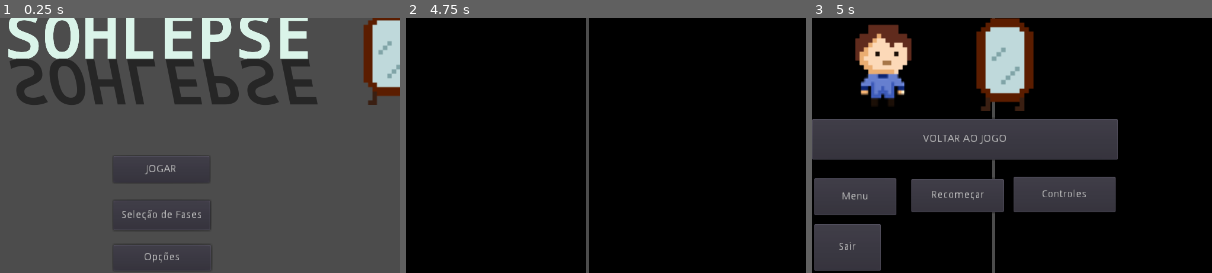
Above: before the commit, frames 1-3 (left to right).
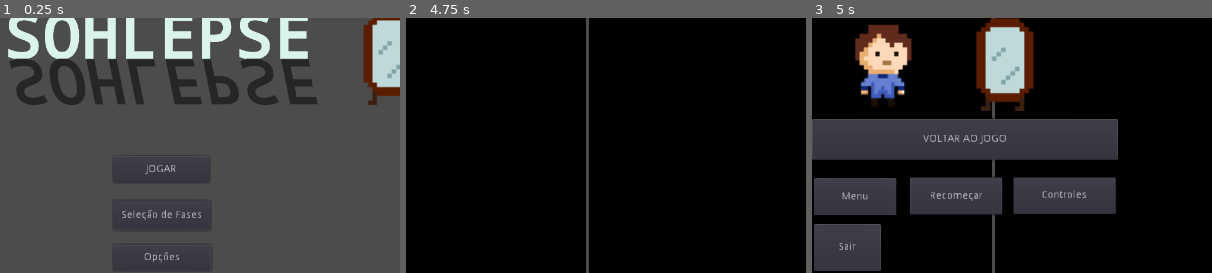
Above: after the commit, the same moments.

Repository: papukweh/Sohlepse
Game: Godot game, scene res://Menus/MenuPrincipal.tscn
The game is run twice, just before and just after one commit, with the same random seed, the same clock (stepped at 60 frames per second) and the same inputs.
Inputs:
- Up to frame 1 (0.25 s): no input
- Up to frame 2 (4.75 s): click "JOGAR" at 0.5 s; tap Enter at 1.25 s; hold Right (move_right) 1.28-2.03 s; hold E (interact) 1.28-2.03 s; tap Up (jump) at 1.52, 2.27, 3.77, 4.52 s; tap F (play) at 1.55, 2.1, 3.05, 4.55 s; tap R (restart) every 0.75 s from 2 to 4.25 s; hold Down (move_down) 2.03-2.78 s; tap E (interact) at 2.3, 3.8 s; hold Right (move_right) 2.78-4.28 s; tap H (change-h) at 2.85 s; tap V (change-v) at 3.6 s; hold Left (move_left) from 4.28 s (still down); hold E (interact) from 4.28 s (still down)
- Up to frame 3 (5 s): keep holding Left (move_left); keep holding E (interact); tap P (Pause) at 4.9 s
The pictures show only the part of the screen within x 28-78%, y 19-69%; the shares and areas given below are measured in that part.

Frames 1-2 are identical in both runs. In frame 3, 1.1% of the frame differs, in the area x 24-76%, y 62-78%.

Commit message:
Menu de controles in-game

Diff:
--- a/Sohlepse/Manager/StageManager.tscn
+++ b/Sohlepse/Manager/StageManager.tscn
@@ -1,9 +1,10 @@
-[gd_scene load_steps=5 format=2]
+[gd_scene load_steps=6 format=2]
 
 [ext_resource path="res://Manager/StageManager.gd" type="Script" id=1]
 [ext_resource path="res://Manager/Dual_screen.tscn" type="PackedScene" id=2]
 [ext_resource path="res://Menus/PauseMenu.tscn" type="PackedScene" id=3]
 [ext_resource path="res://Menus/Sure.tscn" type="PackedScene" id=4]
+[ext_resource path="res://Menus/Controls.tscn" type="PackedScene" id=5]
 
 [node name="StageManager" type="Node2D"]
 
@@ -27,3 +28,5 @@
 [node name="Sure" parent="." index="2" instance=ExtResource( 4 )]
 
 visible = false
+
+[node name="Controls" parent="." index="3" instance=ExtResource( 5 )]
--- /dev/null
+++ b/Sohlepse/Menus/Controls.gd
@@ -0,0 +1,19 @@
+extends Control
+
+func _process(delta):
+	if Input.is_action_just_pressed("Pause") and get_parent().get_node("PauseMenu").inControls:
+		get_parent().get_node("PauseMenu").inControls = false
+		hide()
+	if get_parent().get_node("PauseMenu").inControls and get_parent().get_node("PauseMenu").pressed[3]:
+		get_parent().get_node("PauseMenu").pressed[3] = false
+	if get_tree().paused and get_parent().get_node("PauseMenu").inControls:
+		if Input.is_action_just_pressed("interact"):
+			_on_Voltar_pressed()
+	else:
+		hide()
+
+func _on_Voltar_pressed():
+		get_parent().get_node("PauseMenu").inControls = false
+		get_parent().get_node("PauseMenu").openA()
+		hide()
+		get_parent().get_node("PauseMenu").show()
--- /dev/null
+++ b/Sohlepse/Menus/Controls.tscn
@@ -0,0 +1,225 @@
+[gd_scene load_steps=7 format=2]
+
+[ext_resource path="res://Menus/Controls.gd" type="Script" id=1]
+[ext_resource path="res://Assets/left.png" type="Texture" id=2]
+[ext_resource path="res://Assets/right.png" type="Texture" id=3]
+[ext_resource path="res://Assets/up.png" type="Texture" id=4]
+[ext_resource path="res://Assets/E.png" type="Texture" id=5]
+[ext_resource path="res://Assets/R.png" type="Texture" id=6]
+
+[node name="Controls" type="Control"]
+
+pause_mode = 2
+anchor_left = 0.0
+anchor_top = 0.0
+anchor_right = 0.0
+anchor_bottom = 0.0
+margin_left = 368.0
+margin_top = 235.0
+margin_right = 739.0
+margin_bottom = 474.0
+rect_pivot_offset = Vector2( 0, 0 )
+rect_clip_content = false
+mouse_filter = 0
+mouse_default_cursor_shape = 0
+size_flags_horizontal = 1
+size_flags_vertical = 1
+script = ExtResource( 1 )
+_sections_unfolded = [ "Margin", "Pause" ]
+
+[node name="ColorRect1" type="ColorRect" parent="." index="0"]
+
+anchor_left = 0.0
+anchor_top = 0.0
+anchor_right = 0.0
+anchor_bottom = 0.0
+margin_left = 13.0
+margin_top = 13.0
+margin_right = 176.0
+margin_bottom = 101.0
+rect_pivot_offset = Vector2( 0, 0 )
+rect_clip_content = false
+mouse_filter = 0
+mouse_default_cursor_shape = 0
+size_flags_horizontal = 1
+size_flags_vertical = 1
+color = Color( 0.109375, 0.0999756, 0.0999756, 1 )
+_sections_unfolded = [ "Margin" ]
+
+[node name="ColorRect2" type="ColorRect" parent="." index="1"]
+
+anchor_left = 0.0
+anchor_top = 0.0
+anchor_right = 0.0
+anchor_bottom = 0.0
+margin_left = 13.0
+margin_top = 121.0
+margin_right = 176.0
+margin_bottom = 209.0
+rect_pivot_offset = Vector2( 0, 0 )
+rect_clip_content = false
+mouse_filter = 0
+mouse_default_cursor_shape = 0
+size_flags_horizontal = 1
+size_flags_vertical = 1
+color = Color( 0.109375, 0.0999756, 0.0999756, 1 )
+_sections_unfolded = [ "Margin" ]
+
+[node name="ColorRect3" type="ColorRect" parent="." index="2"]
+
+anchor_left = 0.0
+anchor_top = 0.0
+anchor_right = 0.0
+anchor_bottom = 0.0
+margin_left = 196.0
+margin_top = 121.0
+margin_right = 359.0
+margin_bottom = 209.0
+rect_pivot_offset = Vector2( 0, 0 )
+rect_clip_content = false
+mouse_filter = 0
+mouse_default_cursor_shape = 0
+size_flags_horizontal = 1
+size_flags_vertical = 1
+color = Color( 0.109375, 0.0999756, 0.0999756, 1 )
+_sections_unfolded = [ "Margin" ]
+
+[node name="ColorRect4" type="ColorRect" parent="." index="3"]
+
+anchor_left = 0.0
+anchor_top = 0.0
+anchor_right = 0.0
+anchor_bottom = 0.0
+margin_left = 196.0
+margin_top = 13.0
+margin_right = 359.0
+margin_bottom = 101.0
+rect_pivot_offset = Vector2( 0, 0 )
+rect_clip_content = false
+mouse_filter = 0
+mouse_default_cursor_shape = 0
+size_flags_horizontal = 1
+size_flags_vertical = 1
+color = Color( 0.109375, 0.0999756, 0.0999756, 1 )
+_sections_unfolded = [ "Margin" ]
+
+[node name="Label" type="Label" parent="." index="4"]
+
+anchor_left = 0.0
+anchor_top = 0.0
+anchor_right = 0.0
+anchor_bottom = 0.0
+margin_left = 16.0
+margin_top = 24.0
+margin_right = 170.0
+margin_bottom = 225.0
+rect_pivot_offset = Vector2( 0, 0 )
+rect_clip_content = false
+mouse_filter = 2
+mouse_default_cursor_shape = 0
+size_flags_horizontal = 1
+size_flags_vertical = 4
+text = "Andar (Esquerda/Direita)
+
+
+
+
+
+Pular
+
+
+
+"
+align = 1
+valign = 1
+percent_visible = 1.0
+lines_skipped = 0
+max_lines_visible = -1
+
+[node name="Label2" type="Label" parent="." index="5"]
+
+anchor_left = 0.0
+anchor_top = 0.0
+anchor_right = 0.0
+anchor_bottom = 0.0
+margin_left = 200.0
+margin_top = 16.0
+margin_right = 354.0
+margin_bottom = 200.0
+rect_pivot_offset = Vector2( 0, 0 )
+rect_clip_content = false
+mouse_filter = 2
+mouse_default_cursor_shape = 0
+size_flags_horizontal = 1
+size_flags_vertical = 4
+text = "Interagir
+
+
+
+
+
+Reiniciar Fase
+
+"
+align = 1
+valign = 1
+percent_visible = 1.0
+lines_skipped = 0
+max_lines_visible = -1
+
+[node name="Left" type="Sprite" parent="." index="6"]
+
+position = Vector2( 70.3953, 72.3953 )
+scale = Vector2( 0.209581, 0.209581 )
+texture = ExtResource( 2 )
+
+[node name="Left2" type="Sprite" parent="." index="7"]
+
+position = Vector2( 117.395, 72.3953 )
+scale = Vector2( 0.209581, 0.209581 )
+texture = ExtResource( 3 )
+
+[node name="Up" type="Sprite" parent="." index="8"]
+
+position = Vector2( 93.1372, 176.778 )
+scale = Vector2( 0.209581, 0.209581 )
+texture = ExtResource( 4 )
+
+[node name="E" type="Sprite" parent="." index="9"]
+
+position = Vector2( 277.137, 72.7784 )
+scale = Vector2( 0.209581, 0.209581 )
+texture = ExtResource( 5 )
+
+[node name="R" type="Sprite" parent="." index="10"]
+
+position = Vector2( 278.137, 176.778 )
+scale = Vector2( 0.209581, 0.209581 )
+texture = ExtResource( 6 )
+
+[node name="Voltar" type="Button" parent="." index="11"]
+
+anchor_left = 0.0
+anchor_top = 0.0
+anchor_right = 0.0
+anchor_bottom = 0.0
+margin_left = 12.0
+margin_top = 216.0
+margin_right = 61.0
+margin_bottom = 236.0
+rect_pivot_offset = Vector2( 0, 0 )
+rect_clip_content = false
+focus_mode = 2
+mouse_filter = 0
+mouse_default_cursor_shape = 0
+size_flags_horizontal = 1
+size_flags_vertical = 1
+toggle_mode = false
+enabled_focus_mode = 2
+shortcut = null
+group = null
+text = "VOLTAR"
+flat = false
+align = 1
+
+[connection signal="pressed" from="Voltar" to="." method="_on_Voltar_pressed"]
--- a/Sohlepse/Menus/Credits.tscn
+++ b/Sohlepse/Menus/Credits.tscn
@@ -2,7 +2,7 @@
 
 [ext_resource path="res://Menus/Credits.gd" type="Script" id=1]
 
-[node name="Credits" type="Control" index="0"]
+[node name="Credits" type="Control"]
 
 anchor_left = 0.0
 anchor_top = 0.0
--- a/Sohlepse/Menus/Options.tscn
+++ b/Sohlepse/Menus/Options.tscn
@@ -1,7 +1,6 @@
 [gd_scene load_steps=2 format=2]
 
 [ext_resource path="res://Menus/Options.gd" type="Script" id=1]
-
 
 [node name="Options" type="Control"]
 
--- a/Sohlepse/Menus/PauseMenu.gd
+++ b/Sohlepse/Menus/PauseMenu.gd
@@ -10,6 +10,7 @@
 var LABEL = ["VOLTAR AO JOGO", "MENU", "RECOMEÇAR", "CONTROLES", "SAIR"]
 var state = -1
 var inSure = false
+var inControls = false
 
 func openA():
 	get_node(buttons[0]).text = LABEL[0]
@@ -37,13 +38,14 @@
 		get_tree().paused = false
 		get_tree().reload_current_scene()
 	if pressed[Controles]:
-		get_tree().paused = false
-		get_tree().change_scene("Menus/Options.tscn")
+		inControls = true
+		hide()
+		get_parent().get_node("Controls").show()
 	if pressed[Exit]:
 		inSure = true
 		hide()
 		get_parent().get_node("Sure").show()
-	if get_tree().paused and !inSure:
+	if get_tree().paused and !inSure and !inControls:
 		if Input.is_action_just_pressed("interact"):
 			pressed[state] = true
 		if Input.is_action_just_pressed("move_down"):
--- a/Sohlepse/Menus/PauseMenu.tscn
+++ b/Sohlepse/Menus/PauseMenu.tscn
@@ -84,6 +84,7 @@
 text = "Menu"
 flat = false
 align = 1
+_sections_unfolded = [ "Margin" ]
 
 [node name="Restart" type="Button" parent="." index="4"]
 
@@ -91,10 +92,10 @@
 anchor_top = 0.0
 anchor_right = 0.0
 anchor_bottom = 0.0
-margin_left = 147.0
-margin_top = 230.0
-margin_right = 272.0
-margin_bottom = 275.0
+margin_left = 145.0
+margin_top = 228.0
+margin_right = 270.0
+margin_bottom = 278.0
 rect_pivot_offset = Vector2( 0, 0 )
 rect_clip_content = false
 focus_mode = 2
@@ -109,6 +110,7 @@
 text = "Recomeçar"
 flat = false
 align = 1
+_sections_unfolded = [ "Margin" ]
 
 [node name="Controles" type="Button" parent="." index="5"]
 
@@ -117,9 +119,9 @@
 anchor_right = 0.0
 anchor_bottom = 0.0
 margin_left = 285.0
-margin_top = 227.0
+margin_top = 228.0
 margin_right = 423.0
-margin_bottom = 275.0
+margin_bottom = 277.0
 rect_pivot_offset = Vector2( 0, 0 )
 rect_clip_content = false
 focus_mode = 2
@@ -134,6 +136,7 @@
 text = "Controles"
 flat = false
 align = 1
+_sections_unfolded = [ "Margin" ]
 
 [node name="Exit" type="Button" parent="." index="6"]
 
--- a/Sohlepse/Menus/Sure.tscn
+++ b/Sohlepse/Menus/Sure.tscn
@@ -22,15 +22,33 @@
 script = ExtResource( 1 )
 _sections_unfolded = [ "Pause", "Visibility" ]
 
-[node name="Yes" type="Button" parent="." index="0"]
+[node name="ColorRect" type="ColorRect" parent="." index="0"]
 
 anchor_left = 0.0
 anchor_top = 0.0
 anchor_right = 0.0
 anchor_bottom = 0.0
-margin_left = 6.0
+margin_left = -7.0
+margin_top = -4.0
+margin_right = 145.0
+margin_bottom = 60.0
+rect_pivot_offset = Vector2( 0, 0 )
+rect_clip_content = false
+mouse_filter = 0
+mouse_default_cursor_shape = 0
+size_flags_horizontal = 1
+size_flags_vertical = 1
+color = Color( 0.105882, 0.0980392, 0.0980392, 1 )
+
+[node name="Yes" type="Button" parent="." index="1"]
+
+anchor_left = 0.0
+anchor_top = 0.0
+anchor_right = 0.0
+anchor_bottom = 0.0
+margin_left = 11.0
 margin_top = 35.0
-margin_right = 61.0
+margin_right = 66.0
 margin_bottom = 55.0
 rect_pivot_offset = Vector2( 0, 0 )
 rect_clip_content = false
@@ -47,15 +65,15 @@
 flat = false
 align = 1
 
-[node name="No" type="Button" parent="." index="1"]
+[node name="No" type="Button" parent="." index="2"]
 
 anchor_left = 0.0
 anchor_top = 0.0
 anchor_right = 0.0
 anchor_bottom = 0.0
-margin_left = 69.0
+margin_left = 74.0
 margin_top = 35.0
-margin_right = 123.0
+margin_right = 128.0
 margin_bottom = 55.0
 rect_pivot_offset = Vector2( 0, 0 )
 rect_clip_content = false
@@ -72,15 +90,15 @@
 flat = false
 align = 1
 
-[node name="Label" type="Label" parent="." index="2"]
+[node name="Label" type="Label" parent="." index="3"]
 
 anchor_left = 0.0
 anchor_top = 0.0
 anchor_right = 0.0
 anchor_bottom = 0.0
-margin_left = 6.0
+margin_left = -3.0
 margin_top = -1.0
-margin_right = 151.0
+margin_right = 142.0
 margin_bottom = 30.0
 rect_pivot_offset = Vector2( 0, 0 )
 rect_clip_content = false
@@ -90,10 +108,12 @@
 size_flags_vertical = 4
 text = "Você tem certeza que
  quer sair do jogo?"
+align = 1
+valign = 1
 percent_visible = 1.0
 lines_skipped = 0
 max_lines_visible = -1
-_sections_unfolded = [ "Visibility" ]
+_sections_unfolded = [ "Pause", "Visibility" ]
 
 [connection signal="pressed" from="Yes" to="." method="_on_Yes_pressed"]
 
--- a/Sohlepse/Player/Player.tscn
+++ b/Sohlepse/Player/Player.tscn
@@ -115,14 +115,12 @@
 
 [node name="CollisionShape2D" type="CollisionShape2D" parent="." index="1"]
 
-visible = false
 position = Vector2( -0.0293961, -2.01142 )
 scale = Vector2( 1, 2.97403 )
 shape = SubResource( 1 )
 
 [node name="Siding" type="RayCast2D" parent="." index="2"]
 
-visible = false
 rotation = -1.5708
 enabled = true
 exclude_parent = true
@@ -132,7 +130,6 @@
 
 [node name="RC_down" type="RayCast2D" parent="." index="3"]
 
-visible = false
 position = Vector2( 0, 0.786232 )
 scale = Vector2( 1, 1.02457 )
 enabled = true
--- a/Sohlepse/Stages/stage6.tscn
+++ b/Sohlepse/Stages/stage6.tscn
@@ -77,7 +77,7 @@
 custom_solver_bias = 0.0
 extents = Vector2( 67.0968, 27.4711 )
 
-[node name="stage6" index="0" instance=ExtResource( 1 )]
+[node name="stage6" instance=ExtResource( 1 )]
 
 PLAYERS = 2
 MAX_CLONES = 0
@@ -103,6 +103,7 @@
 occluder_light_mask = 1
 format = 1
 tile_data = PoolIntArray( -65537, 1073741825, 0, -131072, 1073741824, 0, -131071, 1073741824, 0, -131070, 1073741824, 0 …(2017 unchanged characters)…
+_sections_unfolded = [ "Transform" ]
 
 [node name="Real" type="ReferenceRect" parent="." index="1"]
 
@@ -142,8 +143,6 @@
 
 [node name="Players" type="Node" parent="." index="3"]
 
-editor/display_folded = true
-
 [node name="Player1" parent="Players" index="0" instance=ExtResource( 3 )]
 
 position = Vector2( 51.994, 278.603 )
@@ -164,6 +163,8 @@
 [node name="Box2" parent="Objects" index="1" instance=ExtResource( 4 )]
 
 position = Vector2( 590, 427 )
+rotation = 3.14159
+scale = Vector2( -1, 1 )
 _sections_unfolded = [ "Transform" ]
 invert_vertical = -1
 
--- a/Sohlepse/Sure.gd
+++ b/Sohlepse/Sure.gd
@@ -6,7 +6,6 @@
 var label = ["Não", "Sim"]
 var LABEL = ["NÃO", "SIM"]
 var state = -1
-
 
 
 func _process(delta):
@@ -36,7 +35,6 @@
 			state = (state+1)%2
 			get_node(buttons[state]).text = LABEL[state]
 
-
 func _on_No_pressed():
 	pressed[no] = true
 
Binary file added: Sohlepse/Assets/E.png
Not shown, added: Sohlepse/Assets/E.png.import
Binary file added: Sohlepse/Assets/R.png
Not shown, added: Sohlepse/Assets/R.png.import
Binary file added: Sohlepse/Assets/left.png
Not shown, added: Sohlepse/Assets/left.png.import
Binary file added: Sohlepse/Assets/right.png
Not shown, added: Sohlepse/Assets/right.png.import
Binary file added: Sohlepse/Assets/up.png
Not shown, added: Sohlepse/Assets/up.png.import
